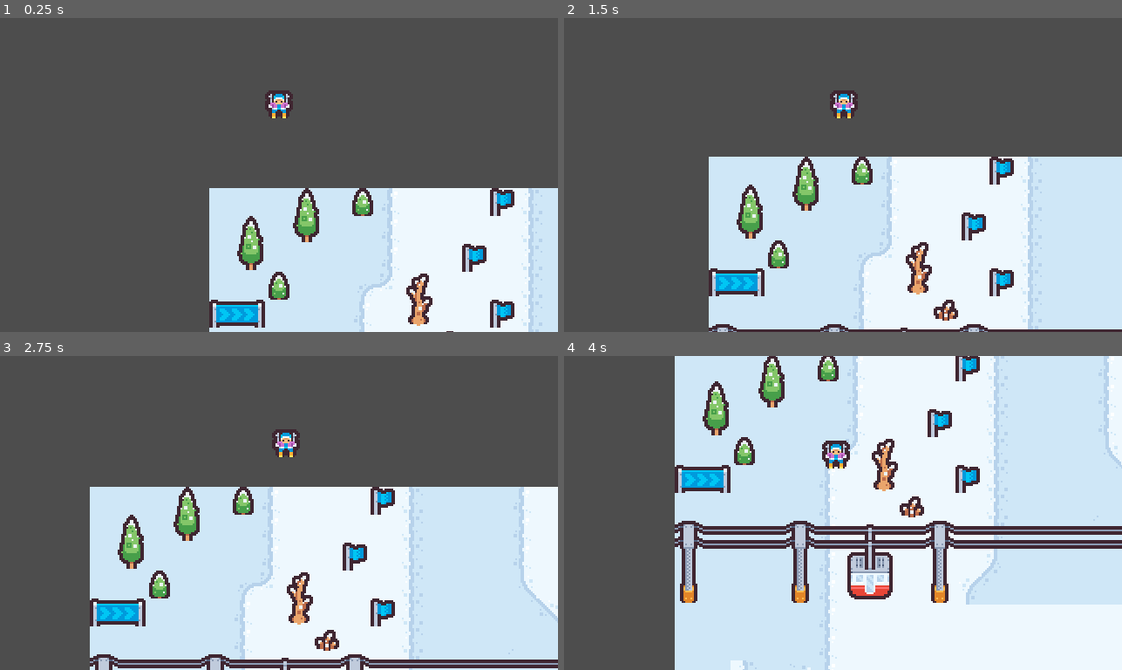
Above: before the commit, frames 1-4 (two rows, left to right).
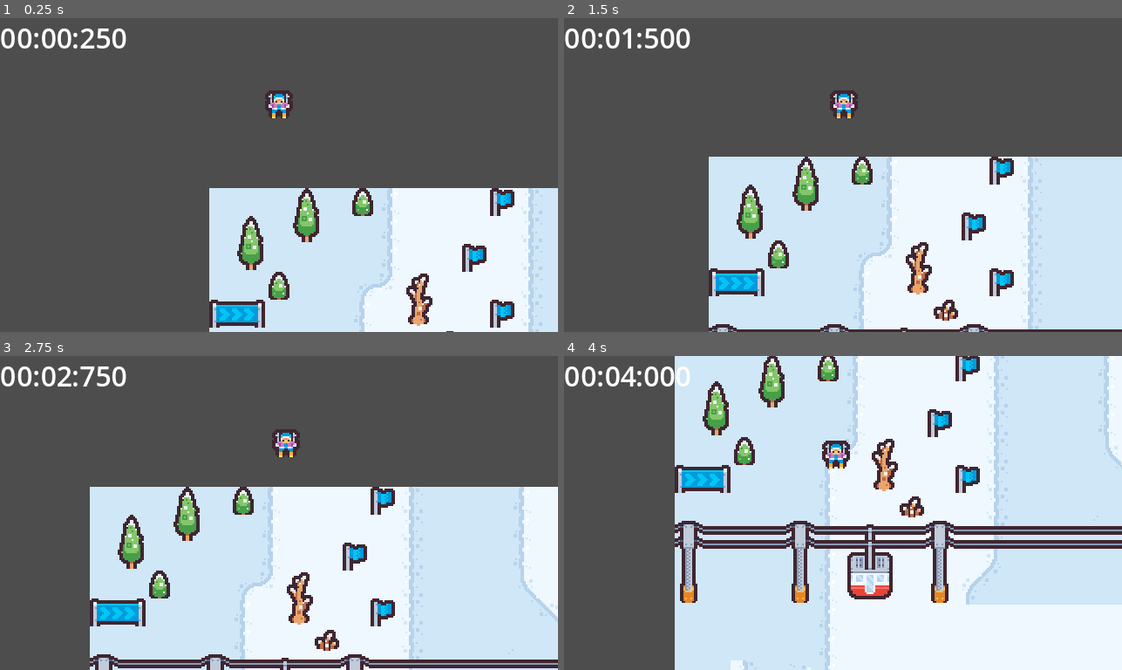
Above: after the commit, the same moments.

Repository: mkraenz/pixel-ski-paradise
Game: Godot game, scene res://World.tscn
Same seed, same stepped clock (60 frames per second), same inputs: the game is played once before the commit and once after it.
Inputs:
- Up to frame 1 (0.25 s): no input
- Up to frame 2 (1.5 s): hold D (move_right) 0.53-1.28 s; hold W (brake) from 1.28 s (still down)
- Up to frame 3 (2.75 s): release W (brake) at 2.03 s; hold D (move_right) from 2.03 s (still down)
- Up to frame 4 (4 s): release D (move_right) at 2.78 s; hold Down (accelerate) 2.78-3.53 s; hold A (move_left) from 3.53 s (still down)

The runs differ from the first frame. In frame 1, 0.7% of the frame differs, in the area x 0-23%, y 3-10%; in frame 2, 0.6%; in frame 3, 0.7%; in frame 4, 0.7%.

Commit message:
feat: basic time

Diff:
--- a/World.tscn
+++ b/World.tscn
@@ -1,8 +1,9 @@
-[gd_scene load_steps=7 format=3 uid="uid://bi08raw4e5yar"]
+[gd_scene load_steps=8 format=3 uid="uid://bi08raw4e5yar"]
 
 [ext_resource type="Script" path="res://World.gd" id="1_dmawl"]
 [ext_resource type="Texture2D" uid="uid://day1nx0idglb4" path="res://third-party/kenney-tiny-ski/Tilemap/tilemap-clean.png" id="2_rpq6t"]
 [ext_resource type="PackedScene" uid="uid://dnhulsx17skef" path="res://player/Player.tscn" id="3_5oc1k"]
+[ext_resource type="Script" path="res://ui/TotalTime.gd" id="4_v5mmg"]
 
 [sub_resource type="TileMapPattern" id="TileMapPattern_exiew"]
 tile_data = PackedInt32Array(0, 65536, 0, 1, 131072, 0, 2, 196608, 0, 3, 262144, 0)
@@ -571,3 +572,18 @@
 position = Vector2(0, 32)
 position_smoothing_enabled = true
 position_smoothing_speed = 10.0
+
+[node name="UI" type="CanvasLayer" parent="."]
+
+[node name="HUD" type="Control" parent="UI"]
+layout_mode = 3
+anchors_preset = 0
+offset_right = 40.0
+offset_bottom = 40.0
+
+[node name="TotalTime" type="Label" parent="UI/HUD"]
+layout_mode = 0
+offset_right = 40.0
+offset_bottom = 23.0
+text = "00:00:00"
+script = ExtResource("4_v5mmg")
--- /dev/null
+++ b/ui/TotalTime.gd
@@ -0,0 +1,15 @@
+extends Label
+
+var time_in_secs := 0.0
+
+# Called every frame. 'delta' is the elapsed time since the previous frame.
+func _process(delta):
+	time_in_secs += delta
+	var time = snappedf(time_in_secs, 0.001)
+
+	var millis = fmod(time * 1000, 1000)
+	var seconds = fmod(time, 60)
+	var minutes = fmod(time / 60, 60)
+
+	# returns a string with the format "MM:SS:MMM"
+	text = "%02d:%02d:%03d" % [minutes, seconds, millis]
